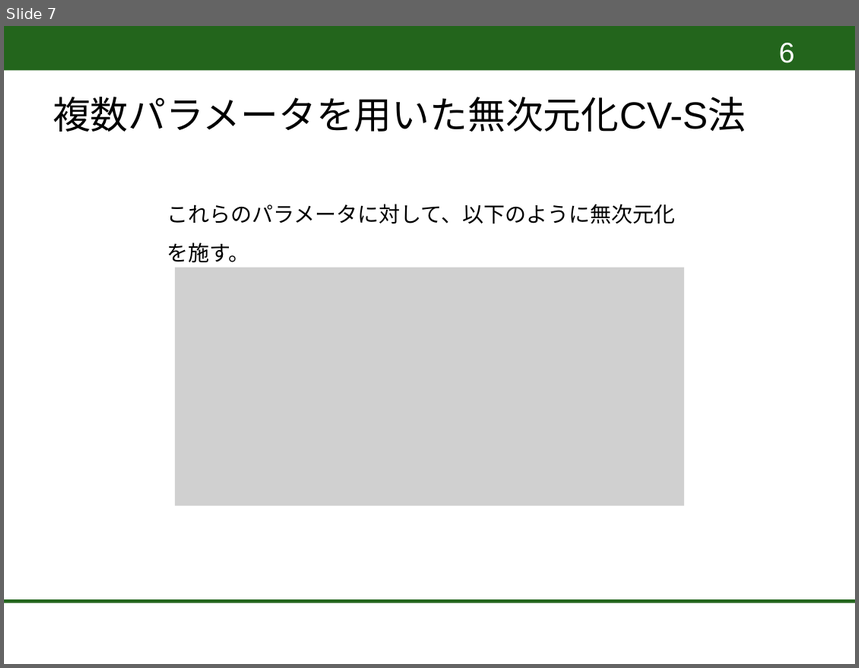
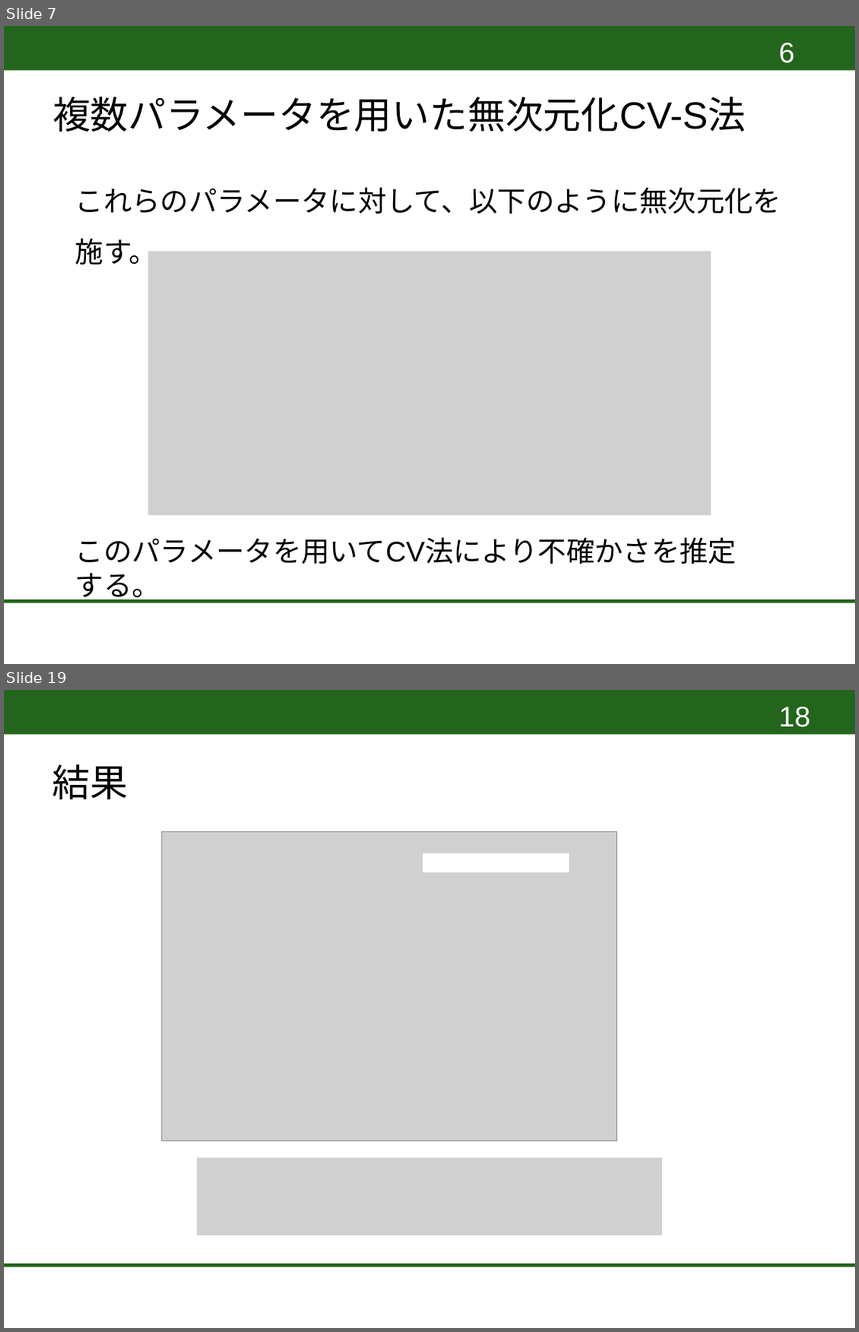
Before and after one commit to DaichiTakami/Reactor-Physics, a slide deck: 卒論発表4-3.pptx. Shown one above the other, each under a label of ours: slide 7 before the commit, slides 7 and 19 after it; the slides between them are not shown. The pictures are 859x668 and 859x1332 pixels, drawn with LibreOffice and Linux fonts; fonts in the diff are those of the drawing; grey boxes stand for pictures; background and template pictures are left out. Boxes give left, top, right and bottom in pixels: in the first picture for what was removed or moved away, otherwise in the second. Text is boxed around its words. In the diff, an @@ line names an element or a change of style, - is before the commit and + after.

```diff
--- a/卒論発表4-3.pptx
+++ b/卒論発表4-3.pptx
@@ slide 19 added at [4,690,855,1328], background #FFFFFF; not listed: 2 template elements that a slide beside it also shows @@
@@ page number added at [779,707,810,727], 24 pt, text #FFFFFF @@
+18
@@ text added at [53,764,129,799], 32 pt, text #000000 @@
+結果
@@ picture added at [161,832,617,1141] @@
@@ rectangle added at [423,853,569,873], fill #FFFFFF @@
@@ picture added at [197,1158,663,1236] @@
@@ slide 7 changed as well @@
@@ text "これらのパラメータに対して、以下のように無次元化を施す。": place and size @@
-text "これらのパラメータに対して、以下のように無次元化を施す。" at [167,204,676,263]
+text "これらのパラメータに対して、以下のように無次元化を施す。" at [75,187,781,270]
@@ text "これらのパラメータに対して、以下のように無次元化を施す。" at [75,187,781,270]: size 18 to 24 pt @@
@@ picture: place and size @@
-picture at [175,268,684,506]
+picture at [148,252,711,515]
@@ text added at [75,537,737,604], 24 pt, text #000000 @@
+このパラメータを用いてCV法により不確かさを推定する。
```
Also in this commit, not shown: 5 other slides changed, 15 other slides added.
